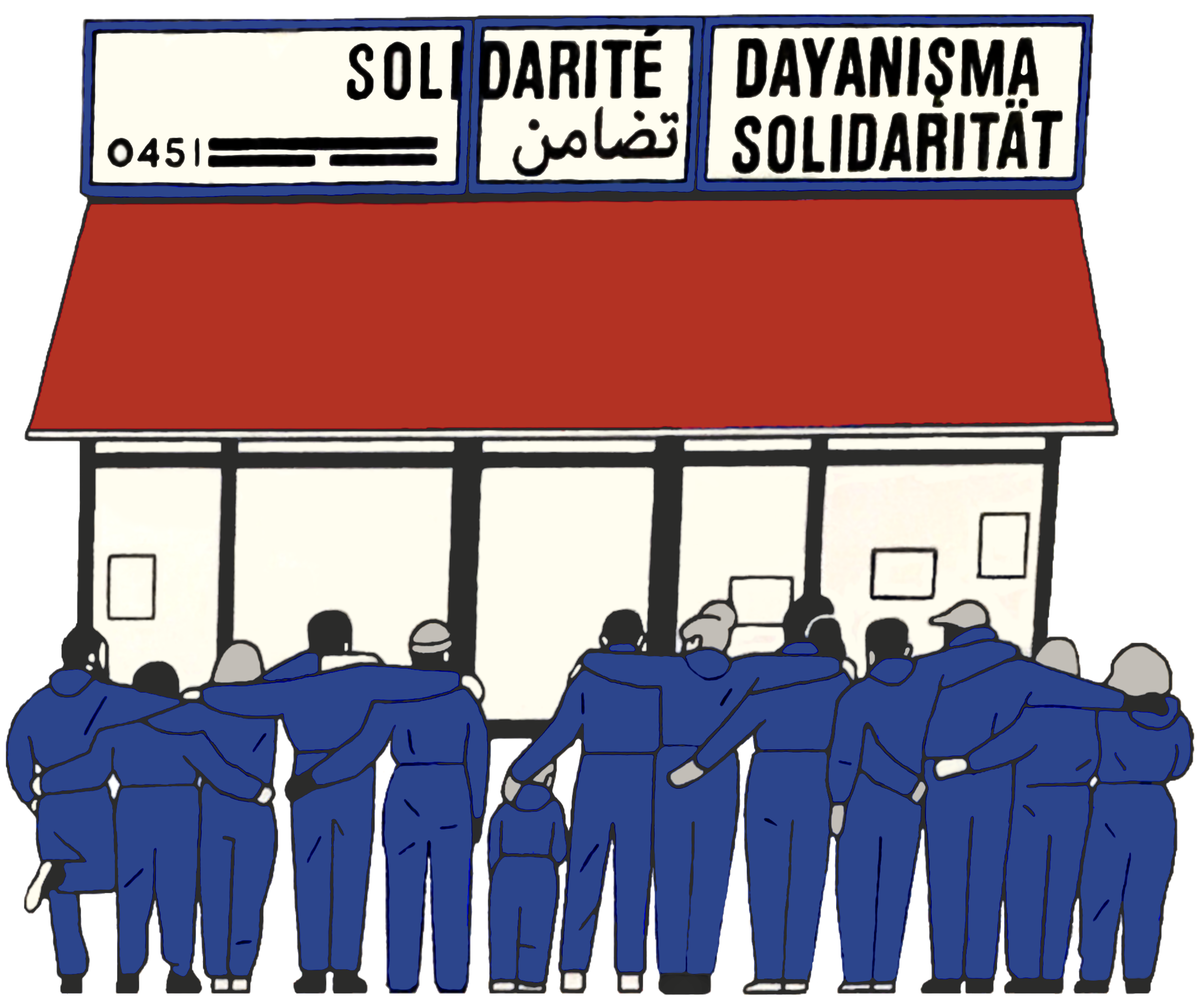
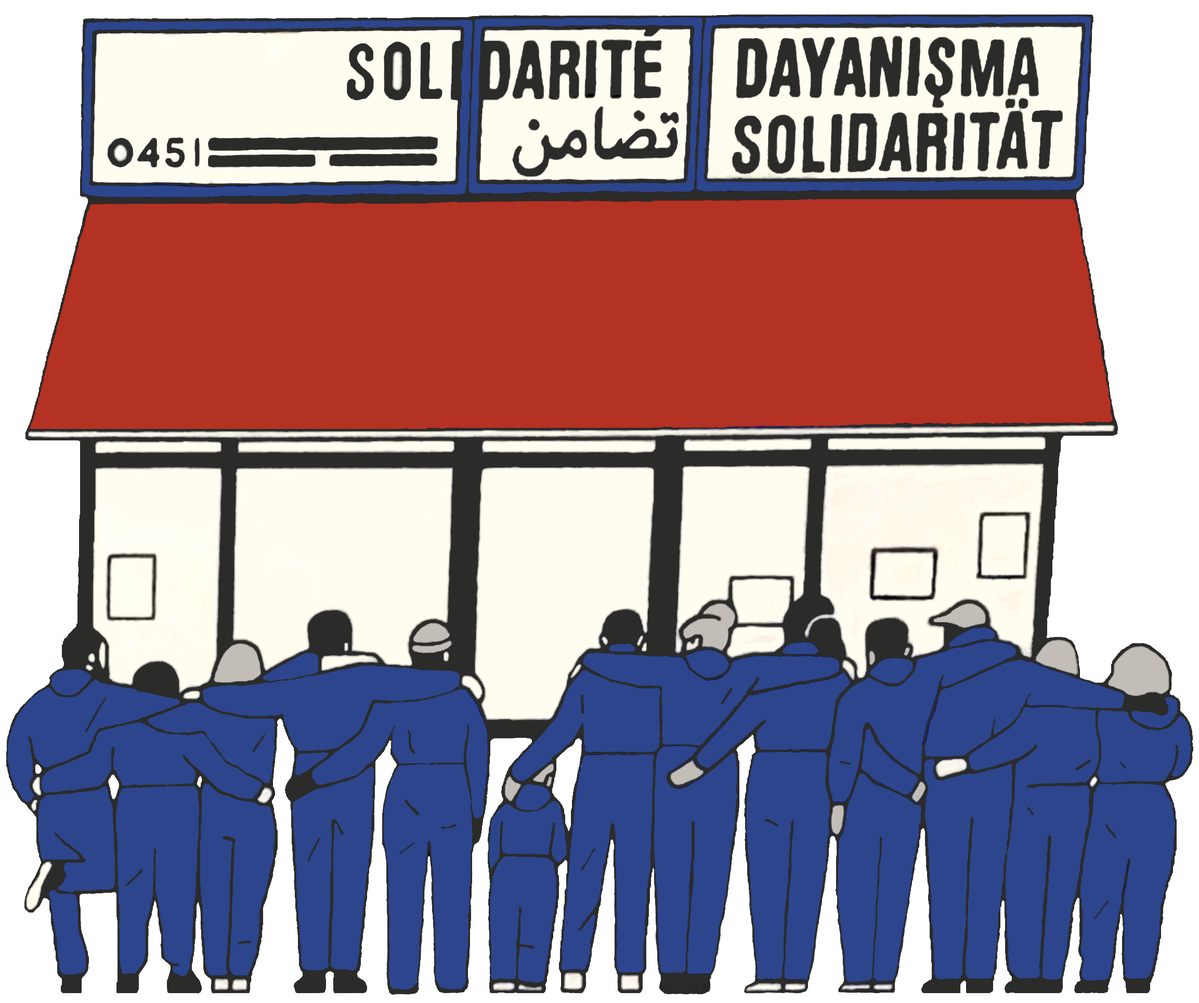
Layer changes from the first 1199x1003 image to the second:
painted on "front_bilgi_2.png" over [5,13,1195,997]
